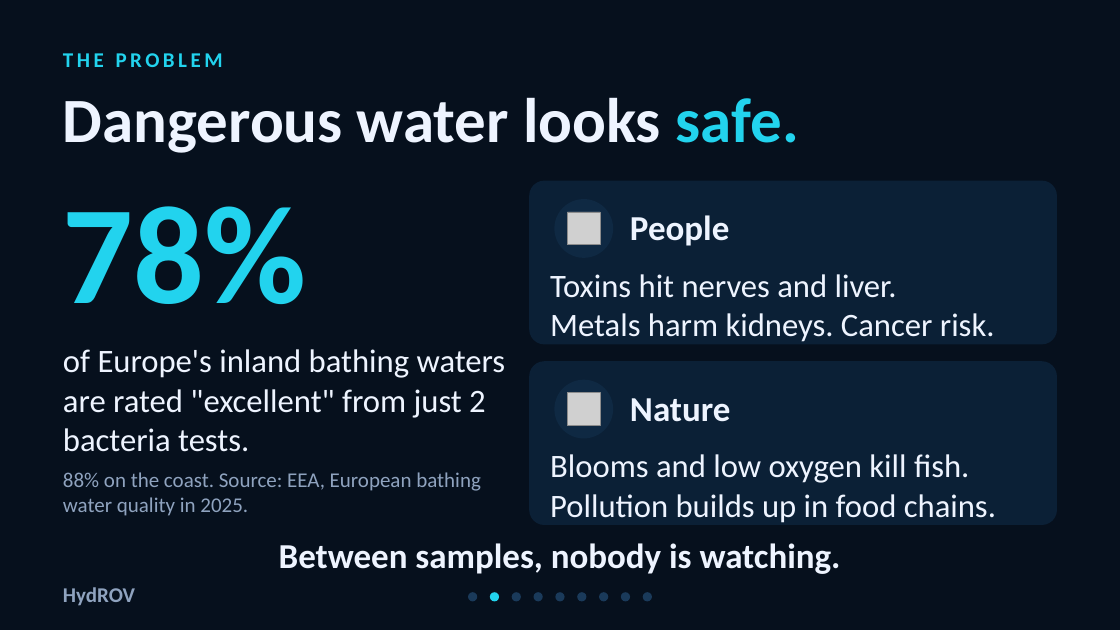
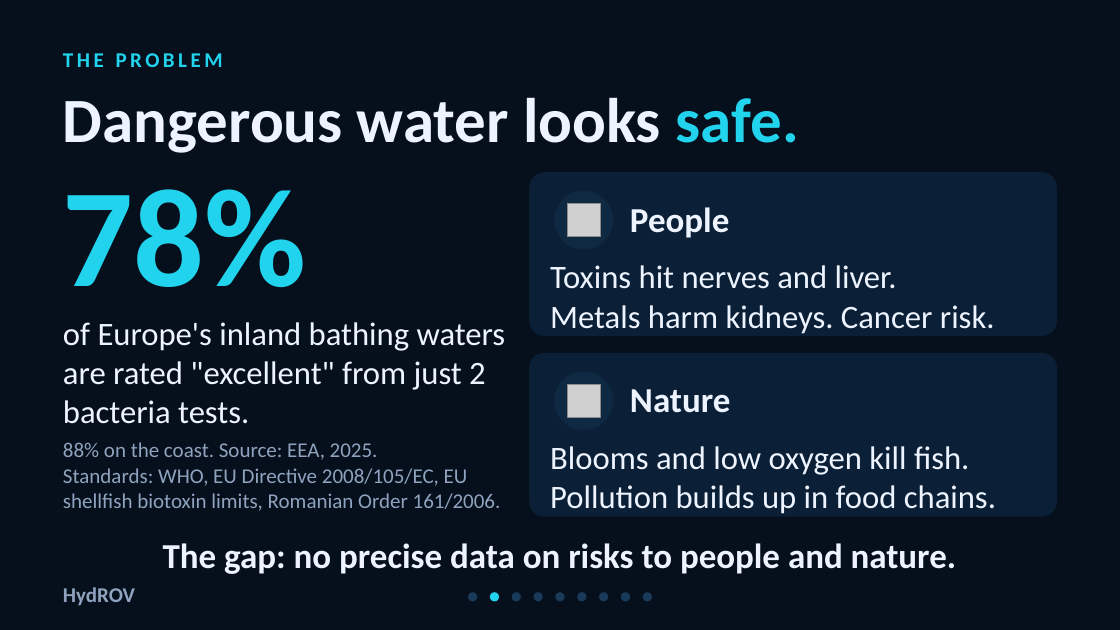
Before and after one commit to Davide-glitch/HydROV, a slide deck: slide 2 of deck/deck.pptx. Drawn at 1120x630 pixels with LibreOffice and Linux fonts; fonts in the diff are those of the drawing; grey boxes stand for pictures. Boxes give left, top, right and bottom in pixels: in the first picture for what was removed or moved away, otherwise in the second. Text is boxed around its words. In the diff, an @@ line names an element or a change of style, - is before the commit and + after.

```diff
--- a/deck/deck.pptx
+++ b/deck/deck.pptx
@@ text "78%" moved from (x1=63, y1=206, x2=307, y2=304) to (x1=63, y1=189, x2=307, y2=287) @@
@@ text "of Europe's inland bathing waters ..." moved from (x1=63, y1=349, x2=506, y2=452) to (x1=63, y1=322, x2=506, y2=424) @@
@@ 4 texts, 2 pictures, 2 ellipses, 2 rounded rectangles moved together from (x1=529, y1=181, x2=1057, y2=525) to (x1=529, y1=172, x2=1057, y2=517) @@
@@ text at (x1=63, y1=442, x2=501, y2=511): text changed @@
-88% on the coast. Source: EEA, European bathing water quality in 2025.
+88% on the coast. Source: EEA, 2025.
+Standards: WHO, EU Directive 2008/105/EC, EU shellfish biotoxin limits, Romanian Order 161/2006.
@@ text at (x1=163, y1=543, x2=957, y2=574): text changed @@
-Between samples, nobody is watching.
+The gap: no precise data on risks to people and nature.
```
Also in this commit, not shown: 2 other slides changed, 10 other files.
